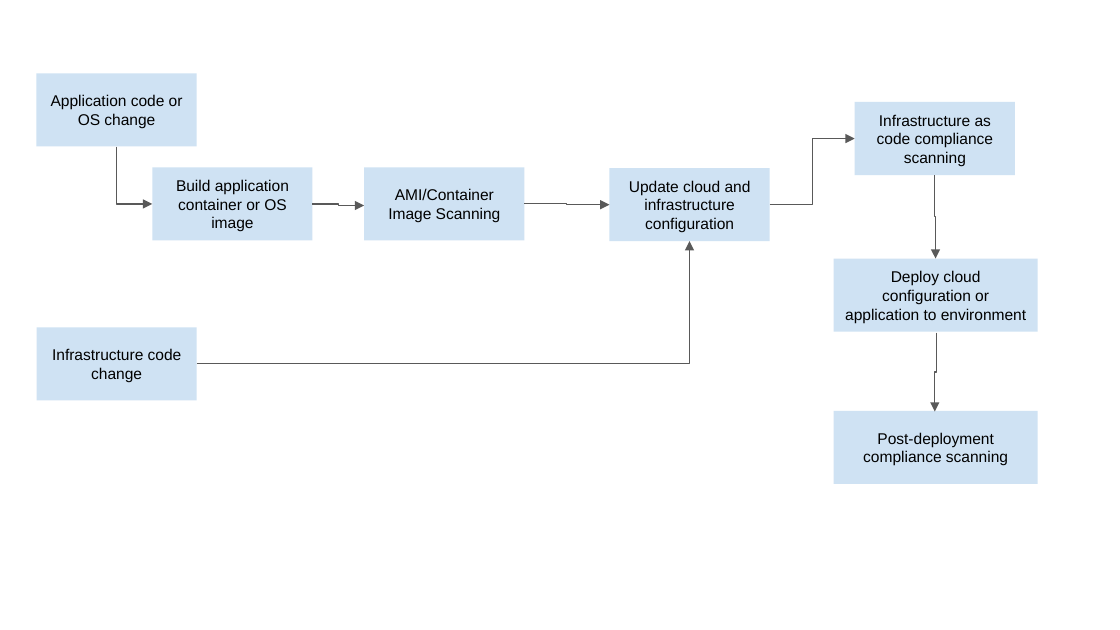
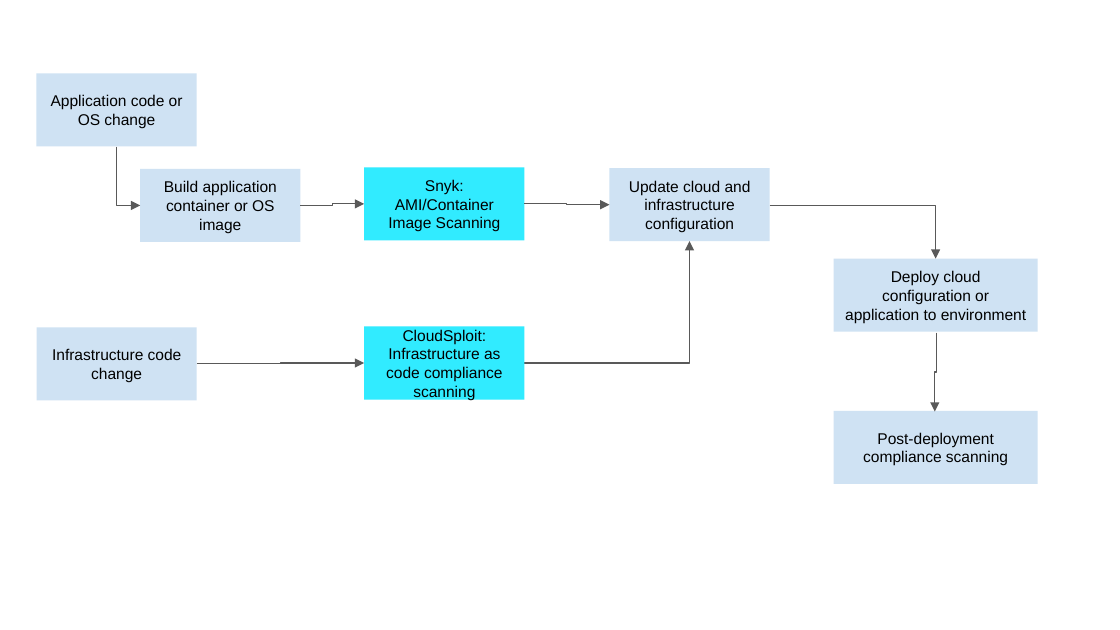
Before and after one commit to jeffrmanley/udacity-security, a slide deck: slide 1 of DevSecOpsPipline.pptx. Drawn at 1120x630 pixels with LibreOffice and Linux fonts; fonts in the diff are those of the drawing. Boxes give left, top, right and bottom in pixels: in the first picture for what was removed or moved away, otherwise in the second. Text is boxed around its words. In the diff, an @@ line names an element or a change of style, - is before the commit and + after.

```diff
--- a/DevSecOpsPipline.pptx
+++ b/DevSecOpsPipline.pptx
@@ elbow arrow moved from (116, 147) - (152, 204) to (116, 147) - (140, 205) @@
@@ rectangle "Build application container or OS ..." moved from (x1=152, y1=167, x2=312, y2=240) to (x1=140, y1=169, x2=300, y2=242) @@
@@ rectangle "Snyk: AMI/Container Image Scanning" at (x1=364, y1=167, x2=524, y2=240): fill #CFE2F3 to #31EBFF @@
@@ text in rectangle at (x1=388, y1=179, x2=501, y2=232): text changed @@
-AMI/Container Image Scanning
+Snyk: AMI/Container Image Scanning
@@ elbow arrow moved from (312, 204) - (364, 205) to (300, 205) - (364, 204) @@
@@ elbow arrow moved from (769, 205) - (855, 139) to (769, 205) - (935, 259) @@
@@ elbow arrow moved from (197, 364) - (690, 241) to (524, 363) - (690, 241) @@
@@ rectangle "CloudSploit: Infrastructure as code compliance ..." at (x1=364, y1=327, x2=524, y2=400): fill #CFE2F3 to #31EBFF @@
@@ rectangle "CloudSploit: Infrastructure as code compliance ..." moved from (x1=855, y1=102, x2=1015, y2=175) to (x1=364, y1=327, x2=524, y2=400) @@
@@ text in rectangle at (x1=386, y1=329, x2=502, y2=400): text changed @@
-Infrastructure as code compliance scanning
+CloudSploit: Infrastructure as code compliance scanning
@@ elbow arrow moved from (935, 175) - (935, 259) to (197, 364) - (364, 363) @@
```
Also in this commit, not shown: 2 other files.
